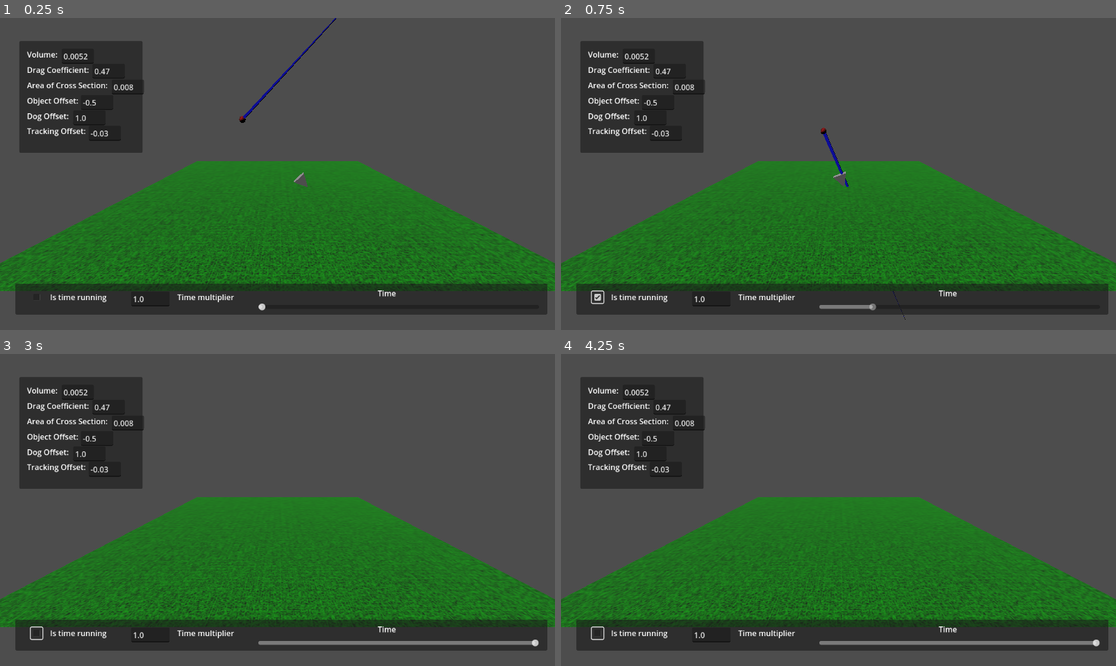
Above: before the commit, frames 1-4 (two rows, left to right).
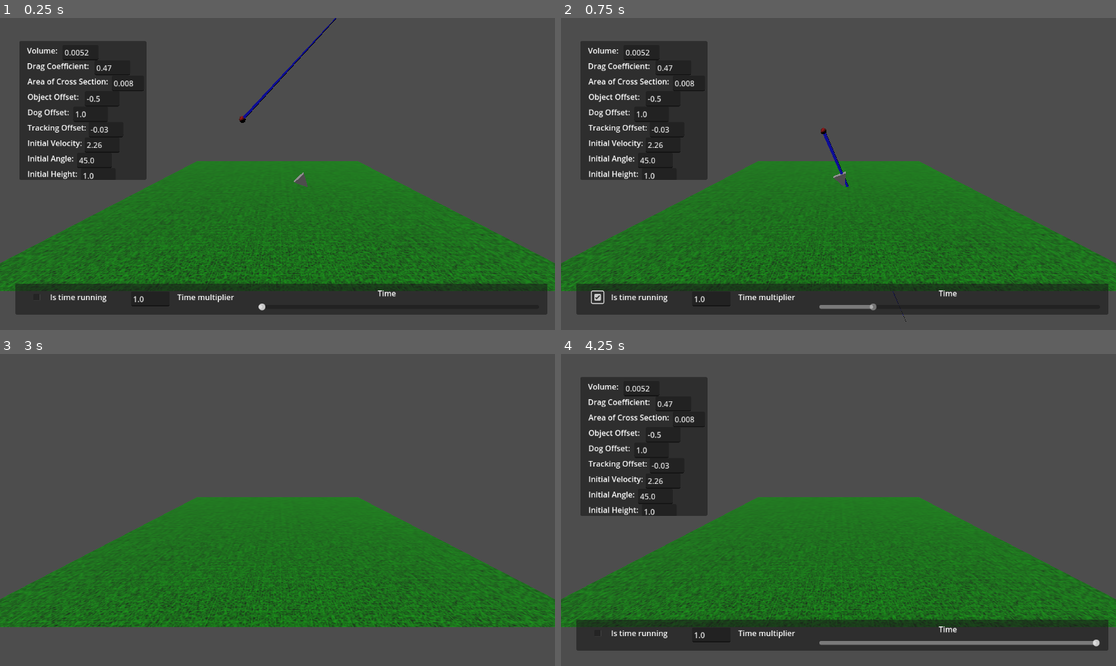
Above: after the commit, the same moments.

Repository: millioja01/fritz
Game: Godot game, scene res://main.tscn
Same seed, same stepped clock (60 frames per second), same inputs: the game is played once before the commit and once after it.
Inputs (mouse positions are in pixels of both pictures, inside the frame that each line leads up to):
- Up to frame 1 (0.25 s): no input
- Up to frame 2 (0.75 s): click (599, 298) at 0.5 s
- Up to frame 3 (3 s): click (38, 634) at 1.25 s; click (38, 634) at 2 s; tap Enter at 2.75 s; hold H (hide, bound only after the commit) from 2.78 s (still down)
- Up to frame 4 (4.25 s): tap Space at 3.5 s; release H (hide, bound only after the commit) at 3.53 s; tap H (hide, bound only after the commit) at 3.6 s

The runs differ from the first frame. In frame 1, 3.7% of the frame differs, in the area x 3-60%, y 0-52%; in frame 2, 3.7%; in frame 3, 17%, in the area x 2-99%, y 7-96%; in frame 4, 3.7%.

Commit message:
add initial height, velocity, and angle

Diff:
--- a/main.gd
+++ b/main.gd
@@ -5,6 +5,10 @@
 
 @onready var object_x_offset: float = $Object.position.x
 @onready var dog_x_offset: float = $Dog.position.x
+
+var initial_velocity := 2.26
+var initial_angle := deg_to_rad(45)
+var initial_height := 1.0
 
 var gravity := 9.8 # g
 var volume := 0.0052 # l
@@ -14,8 +18,12 @@
 var tracking_constant := -0.03
 
 
+func _input(event: InputEvent) -> void:
+	if event.is_action_pressed("hide"):
+		$CanvasLayer/Control.visible = not $CanvasLayer/Control.visible
+
+
 func _physics_process(delta: float) -> void:
-	%TimeSlider.step = delta
 	if %TimeCheckBox.button_pressed:
 		simulation_time += delta * %TimeMultiplier.text.to_float()
 		if simulation_time > %TimeSlider.max_value:
@@ -47,29 +55,33 @@
 
 func get_x_position(time: float) -> float:
 	var k := (-drag_coefficient * area_of_cross_section) / (2.0 * volume)
-	var c2 := -1.6 / k
+	var n := initial_velocity * cos(initial_angle)
+	var c2 := -n / k
 
-	return (1.6 / k) * pow(e, k * time) + c2
+	return (n / k) * pow(e, k * time) + c2
 
 
 func get_x_velocity(time: float) -> float:
+	var v := initial_velocity * cos(initial_angle)
 	var k := (-drag_coefficient * area_of_cross_section) / (2.0 * volume)
 
-	return 1.6 * pow(e, k * time)
+	return v * pow(e, k * time)
 
 
 func get_y_position(time: float) -> float:
 	var k := (-drag_coefficient * area_of_cross_section) / (2.0 * volume)
+	var m := initial_velocity * sin(initial_angle)
+	var c1 := initial_height - m - (gravity / k)
 
-	var c1 := -(gravity / k + 0.6)
-
-	return 1.6 * pow(e, time) + (gravity / k) * pow(e, time) - (gravity * time) / k + c1
+	return m * pow(e, time) + gravity * pow(e, time) / k - gravity * time / k + c1
+#	return 1.6 * pow(e, time) + (gravity / k) * pow(e, time) - (gravity * time) / k + c1
 
 
 func get_y_velocity(time: float) -> float:
+	var v := initial_velocity * sin(initial_angle)
 	var k := (-drag_coefficient * area_of_cross_section) / (2.0 * volume)
 
-	return ((1.6 * k + gravity) * pow(e, time) - gravity) / k
+	return ((k * v + gravity) * pow(e, time) - gravity) / k
 
 
 func set_dog_position(x_position: float) -> void:
@@ -107,43 +119,64 @@
 	return sum_of_change
 
 
-func _on_volume_edit_text_submitted(new_text: String) -> void:
+func _on_volume_edit_text_changed(new_text: String) -> void:
 	if new_text.to_float() == 0.0:
 		return
 
 	volume = new_text.to_float()
 
 
-func _on_drag_edit_text_submitted(new_text: String) -> void:
+func _on_drag_edit_text_changed(new_text: String) -> void:
 	if new_text.to_float() == 0.0:
 		return
 
 	drag_coefficient = new_text.to_float()
 
 
-func _on_cross_section_area_text_submitted(new_text: String) -> void:
+func _on_cross_section_area_text_changed(new_text: String) -> void:
 	if new_text.to_float() == 0.0:
 		return
 
 	area_of_cross_section = new_text.to_float()
 
 
-func _on_object_edit_text_submitted(new_text: String) -> void:
+func _on_object_edit_text_changed(new_text: String) -> void:
 	if new_text.to_float() == 0.0:
 		return
 
 	object_x_offset = new_text.to_float()
 
 
-func _on_dog_edit_text_submitted(new_text: String) -> void:
+func _on_dog_edit_text_changed(new_text: String) -> void:
 	if new_text.to_float() == 0.0:
 		return
 
 	dog_x_offset = new_text.to_float()
 
 
-func _on_tracking_edit_text_submitted(new_text: String) -> void:
+func _on_tracking_edit_text_changed(new_text: String) -> void:
 	if new_text.to_float() == 0.0:
 		return
 
 	tracking_constant = new_text.to_float()
+
+
+func _on_velocity_edit_text_changed(new_text: String) -> void:
+	if new_text.to_float() == 0.0:
+		return
+
+	initial_velocity = new_text.to_float()
+
+
+func _on_angle_edit_text_changed(new_text: String) -> void:
+	if new_text.to_float() == 0.0:
+		return
+
+	initial_angle = deg_to_rad(new_text.to_float())
+
+
+func _on_height_edit_text_changed(new_text: String) -> void:
+	if new_text.to_float() == 0.0:
+		return
+
+	initial_height = new_text.to_float()
--- a/main.tscn
+++ b/main.tscn
@@ -113,7 +113,7 @@
 anchor_right = 0.985507
 anchor_bottom = 0.875
 max_value = 1.0
-step = 0.017
+step = 0.008
 metadata/_edit_use_anchors_ = true
 
 [node name="Time" type="Label" parent="CanvasLayer/Control/TimePanel"]
@@ -127,127 +127,196 @@
 metadata/_edit_use_anchors_ = true
 
 [node name="VariablePane" type="Panel" parent="CanvasLayer/Control"]
+clip_contents = true
 layout_mode = 1
 anchors_preset = -1
 anchor_left = 0.0347222
 anchor_top = 0.0740741
-anchor_right = 0.256944
-anchor_bottom = 0.432099
+anchor_right = 0.263889
+anchor_bottom = 0.518519
 metadata/_edit_use_anchors_ = true
 
 [node name="Volume" type="Label" parent="CanvasLayer/Control/VariablePane"]
 layout_mode = 1
 anchors_preset = -1
-anchor_left = 0.0625
-anchor_top = 0.0689655
-anchor_right = 0.75
-anchor_bottom = 0.206897
+anchor_left = 0.0606212
+anchor_top = 0.0277778
+anchor_right = 0.529371
+anchor_bottom = 0.138889
 text = "Volume:"
 metadata/_edit_use_anchors_ = true
 
 [node name="VolumeEdit" type="LineEdit" parent="CanvasLayer/Control/VariablePane"]
-layout_mode = 0
-anchor_left = 0.34375
-anchor_top = 0.0689655
-anchor_right = 0.605713
-anchor_bottom = 0.202586
+layout_mode = 1
+anchors_preset = -1
+anchor_left = 0.341871
+anchor_top = 0.0277778
+anchor_right = 0.623121
+anchor_bottom = 0.138889
 text = "0.0052"
 metadata/_edit_use_anchors_ = true
 
 [node name="DragCoefficient" type="Label" parent="CanvasLayer/Control/VariablePane"]
 layout_mode = 1
 anchors_preset = -1
-anchor_left = 0.0625
-anchor_top = 0.206897
-anchor_right = 0.75
-anchor_bottom = 0.344828
+anchor_left = 0.0601212
+anchor_top = 0.138992
+anchor_right = 0.591871
+anchor_bottom = 0.25
+offset_left = 0.127999
+offset_top = -0.0296669
 text = "Drag Coefficient:"
 metadata/_edit_use_anchors_ = true
 
 [node name="DragEdit" type="LineEdit" parent="CanvasLayer/Control/VariablePane"]
-layout_mode = 0
-anchor_left = 0.59375
-anchor_top = 0.202586
-anchor_right = 0.855713
-anchor_bottom = 0.336207
+layout_mode = 1
+anchors_preset = -1
+anchor_left = 0.591871
+anchor_top = 0.138889
+anchor_right = 0.873121
+anchor_bottom = 0.246528
 text = "0.47"
 metadata/_edit_use_anchors_ = true
 
 [node name="AreaCrossSection" type="Label" parent="CanvasLayer/Control/VariablePane"]
 layout_mode = 1
 anchors_preset = -1
-anchor_left = 0.0625
-anchor_top = 0.344828
-anchor_right = 0.75
-anchor_bottom = 0.482759
+anchor_left = 0.0625152
+anchor_top = 0.25
+anchor_right = 0.725394
+anchor_bottom = 0.361111
 text = "Area of Cross Section:"
 metadata/_edit_use_anchors_ = true
 
 [node name="CrossSectionArea" type="LineEdit" parent="CanvasLayer/Control/VariablePane"]
-layout_mode = 0
-anchor_left = 0.75
-anchor_top = 0.344828
-anchor_right = 1.01196
-anchor_bottom = 0.478448
+layout_mode = 1
+anchors_preset = -1
+anchor_left = 0.725394
+anchor_top = 0.25
+anchor_right = 0.979419
+anchor_bottom = 0.361111
 text = "0.008"
 metadata/_edit_use_anchors_ = true
 
 [node name="ObjectOffset" type="Label" parent="CanvasLayer/Control/VariablePane"]
 layout_mode = 1
 anchors_preset = -1
-anchor_left = 0.0625
-anchor_top = 0.482759
-anchor_right = 0.75
-anchor_bottom = 0.62069
+anchor_left = 0.0625152
+anchor_top = 0.361111
+anchor_right = 0.513273
+anchor_bottom = 0.472222
 text = "Object Offset:"
 metadata/_edit_use_anchors_ = true
 
 [node name="ObjectEdit" type="LineEdit" parent="CanvasLayer/Control/VariablePane"]
-layout_mode = 0
-anchor_left = 0.5
-anchor_top = 0.482759
-anchor_right = 0.761963
-anchor_bottom = 0.616379
+layout_mode = 1
+anchors_preset = -1
+anchor_left = 0.513273
+anchor_top = 0.361111
+anchor_right = 0.786
+anchor_bottom = 0.472222
 text = "-0.5"
 metadata/_edit_use_anchors_ = true
 
 [node name="DogOffset" type="Label" parent="CanvasLayer/Control/VariablePane"]
 layout_mode = 1
 anchors_preset = -1
-anchor_left = 0.0625
-anchor_top = 0.62069
-anchor_right = 0.75
-anchor_bottom = 0.758621
+anchor_left = 0.0625152
+anchor_top = 0.472222
+anchor_right = 0.452667
+anchor_bottom = 0.583333
 text = "Dog Offset:"
 metadata/_edit_use_anchors_ = true
 
 [node name="DogEdit" type="LineEdit" parent="CanvasLayer/Control/VariablePane"]
-layout_mode = 0
-anchor_left = 0.4375
-anchor_top = 0.62069
-anchor_right = 0.699463
-anchor_bottom = 0.75431
+layout_mode = 1
+anchors_preset = -1
+anchor_left = 0.422364
+anchor_top = 0.472222
+anchor_right = 0.695091
+anchor_bottom = 0.583333
 text = "1.0"
 metadata/_edit_use_anchors_ = true
 
 [node name="TrackingOffset" type="Label" parent="CanvasLayer/Control/VariablePane"]
 layout_mode = 1
 anchors_preset = -1
-anchor_left = 0.0625
-anchor_top = 0.75431
-anchor_right = 0.75
-anchor_bottom = 0.892241
+anchor_left = 0.0643939
+anchor_top = 0.583333
+anchor_right = 0.575758
+anchor_bottom = 0.694444
 text = "Tracking Offset: "
 metadata/_edit_use_anchors_ = true
 
 [node name="TrackingEdit" type="LineEdit" parent="CanvasLayer/Control/VariablePane"]
 layout_mode = 1
 anchors_preset = -1
-anchor_left = 0.5625
-anchor_top = 0.758621
-anchor_right = 0.824463
-anchor_bottom = 0.892241
+anchor_left = 0.545455
+anchor_top = 0.583333
+anchor_right = 0.818182
+anchor_bottom = 0.694444
 text = "-0.03"
+metadata/_edit_use_anchors_ = true
+
+[node name="InitialVelocity" type="Label" parent="CanvasLayer/Control/VariablePane"]
+layout_mode = 1
+anchors_preset = -1
+anchor_left = 0.0643939
+anchor_top = 0.694444
+anchor_right = 0.636364
+anchor_bottom = 0.805556
+text = "Initial Velocity:
+"
+metadata/_edit_use_anchors_ = true
+
+[node name="VelocityEdit" type="LineEdit" parent="CanvasLayer/Control/VariablePane"]
+layout_mode = 1
+anchors_preset = -1
+anchor_left = 0.515152
+anchor_top = 0.694444
+anchor_right = 0.787879
+anchor_bottom = 0.805556
+text = "2.26"
+metadata/_edit_use_anchors_ = true
+
+[node name="InitialAngle" type="Label" parent="CanvasLayer/Control/VariablePane"]
+layout_mode = 1
+anchors_preset = -1
+anchor_left = 0.0643939
+anchor_top = 0.805556
+anchor_right = 0.545455
+anchor_bottom = 0.916667
+text = "Initial Angle:"
+metadata/_edit_use_anchors_ = true
+
+[node name="AngleEdit" type="LineEdit" parent="CanvasLayer/Control/VariablePane"]
+layout_mode = 1
+anchors_preset = -1
+anchor_left = 0.454545
+anchor_top = 0.805556
+anchor_right = 0.727273
+anchor_bottom = 0.916667
+text = "45.0"
+metadata/_edit_use_anchors_ = true
+
+[node name="InitialHeight" type="Label" parent="CanvasLayer/Control/VariablePane"]
+layout_mode = 1
+anchors_preset = -1
+anchor_left = 0.0643939
+anchor_top = 0.916667
+anchor_right = 0.636364
+anchor_bottom = 1.02778
+text = "Initial Height:"
+metadata/_edit_use_anchors_ = true
+
+[node name="HeightEdit" type="LineEdit" parent="CanvasLayer/Control/VariablePane"]
+layout_mode = 1
+anchors_preset = -1
+anchor_left = 0.484848
+anchor_top = 0.916667
+anchor_right = 0.757576
+anchor_bottom = 1.02778
+text = "1.0"
 metadata/_edit_use_anchors_ = true
 
 [node name="DirectionalLight3D" type="DirectionalLight3D" parent="."]
@@ -281,9 +350,12 @@
 transform = Transform3D(-1.31134e-07, -1, -8.74228e-08, -1, 1.31134e-07, 0, 1.14641e-14, 8.74228e-08, -1, 0.1, 0, 1.74846e-08)
 mesh = SubResource("PrismMesh_8run4")
 
-[connection signal="text_submitted" from="CanvasLayer/Control/VariablePane/VolumeEdit" to="." method="_on_volume_edit_text_submitted"]
-[connection signal="text_submitted" from="CanvasLayer/Control/VariablePane/DragEdit" to="." method="_on_drag_edit_text_submitted"]
-[connection signal="text_submitted" from="CanvasLayer/Control/VariablePane/CrossSectionArea" to="." method="_on_cross_section_area_text_submitted"]
-[connection signal="text_submitted" from="CanvasLayer/Control/VariablePane/ObjectEdit" to="." method="_on_object_edit_text_submitted"]
-[connection signal="text_submitted" from="CanvasLayer/Control/VariablePane/DogEdit" to="." method="_on_dog_edit_text_submitted"]
-[connection signal="text_submitted" from="CanvasLayer/Control/VariablePane/TrackingEdit" to="." method="_on_tracking_edit_text_submitted"]
+[connection signal="text_changed" from="CanvasLayer/Control/VariablePane/VolumeEdit" to="." method="_on_volume_edit_text_changed"]
+[connection signal="text_changed" from="CanvasLayer/Control/VariablePane/DragEdit" to="." method="_on_drag_edit_text_changed"]
+[connection signal="text_changed" from="CanvasLayer/Control/VariablePane/CrossSectionArea" to="." method="_on_cross_section_area_text_changed"]
+[connection signal="text_changed" from="CanvasLayer/Control/VariablePane/ObjectEdit" to="." method="_on_object_edit_text_changed"]
+[connection signal="text_changed" from="CanvasLayer/Control/VariablePane/DogEdit" to="." method="_on_dog_edit_text_changed"]
+[connection signal="text_changed" from="CanvasLayer/Control/VariablePane/TrackingEdit" to="." method="_on_tracking_edit_text_changed"]
+[connection signal="text_changed" from="CanvasLayer/Control/VariablePane/VelocityEdit" to="." method="_on_velocity_edit_text_changed"]
+[connection signal="text_changed" from="CanvasLayer/Control/VariablePane/AngleEdit" to="." method="_on_angle_edit_text_changed"]
+[connection signal="text_changed" from="CanvasLayer/Control/VariablePane/HeightEdit" to="." method="_on_height_edit_text_changed"]
--- a/project.godot
+++ b/project.godot
@@ -15,6 +15,18 @@
 config/features=PackedStringArray("4.1", "Mobile")
 config/icon="res://icon.svg"
 
+[filesystem]
+
+import/blender/enabled=false
+
+[input]
+
+hide={
+"deadzone": 0.5,
+"events": [Object(InputEventKey,"resource_local_to_scene":false,"resource_name":"","device":-1,"window_id":0,"alt_pressed":false,"shift_pressed":false,"ctrl_pressed":false,"meta_pressed":false,"pressed":false,"keycode":72,"physical_keycode":0,"key_label":0,"unicode":104,"echo":false,"script":null)
+]
+}
+
 [rendering]
 
 renderer/rendering_method="mobile"
